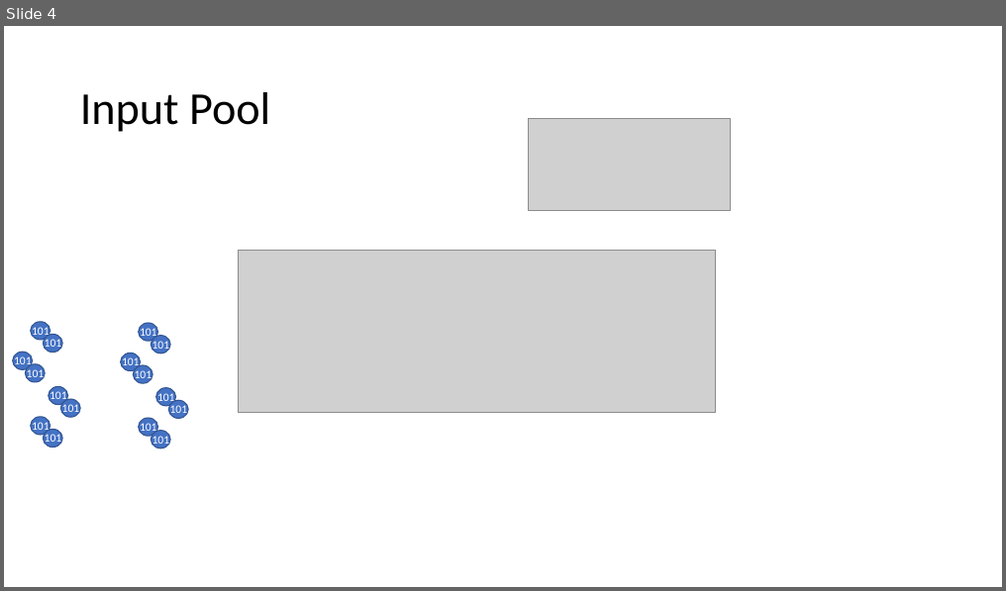
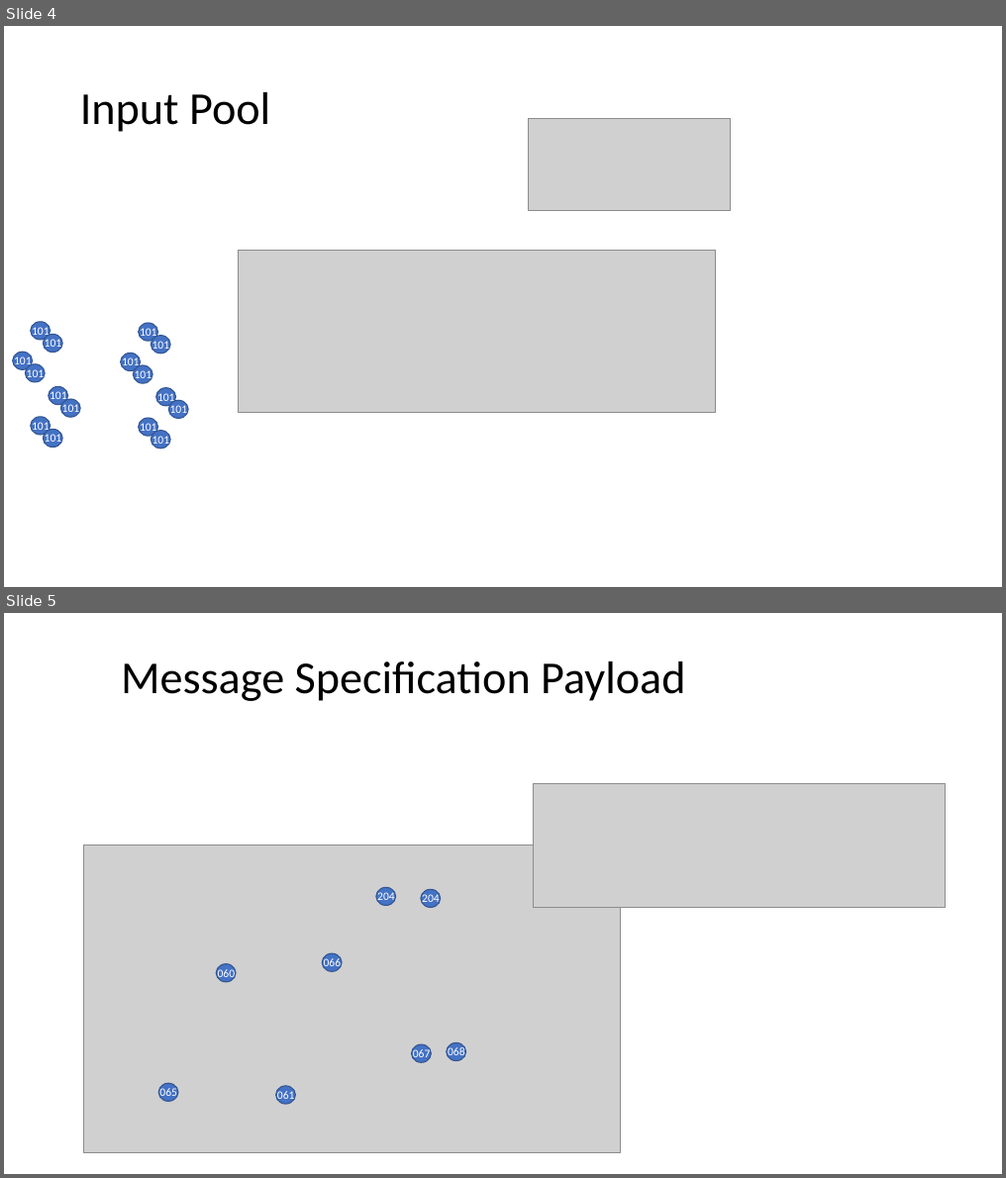
Before and after one commit to I2PM/Standard-Documents-for-Subject-Orientation, a slide deck: PASS-STandardisierungsdokument/20181026-Ontologie-Bilder/20181206 Bilder PASS Ontologie.pptx. Shown one above the other, each under a label of ours: slide 4 before the commit, slides 4 and 5 after it. The pictures are 1006x591 and 1006x1178 pixels, drawn with LibreOffice and Linux fonts; fonts in the diff are those of the drawing; grey boxes stand for pictures. Boxes give left, top, right and bottom in pixels: in the first picture for what was removed or moved away, otherwise in the second. Text is boxed around its words. In the diff, an @@ line names an element or a change of style, - is before the commit and + after.

```diff
--- a/PASS-STandardisierungsdokument/20181026-Ontologie-Bilder/20181206 Bilder PASS Ontologie.pptx
+++ b/PASS-STandardisierungsdokument/20181026-Ontologie-Bilder/20181206 Bilder PASS Ontologie.pptx
@@ slide 5 added at box(4, 613, 1002, 1174), background #FFFFFF @@
@@ title added at box(121, 662, 685, 701), 44 pt, text #000000 @@
+Message Specification Payload
@@ picture added at box(533, 783, 945, 907) @@
@@ picture added at box(83, 845, 620, 1153) @@
@@ ellipse added at box(376, 888, 395, 906), fill #4472C4, outline #325491 1 pt @@
@@ text added at box(377, 891, 395, 904), 11 pt, text #FFFFFF @@
+204
@@ ellipse added at box(421, 889, 441, 907), fill #4472C4, outline #325491 1 pt @@
@@ text added at box(422, 893, 440, 906), 11 pt, text #FFFFFF @@
+204
@@ ellipse added at box(216, 964, 236, 982), fill #4472C4, outline #325491 1 pt @@
@@ text added at box(218, 967, 236, 980), 11 pt, text #FFFFFF @@
+060
@@ ellipse added at box(322, 954, 342, 971), fill #4472C4, outline #325491 1 pt @@
@@ text added at box(324, 958, 342, 970), 11 pt, text #FFFFFF @@
+066
@@ ellipse added at box(411, 1045, 431, 1062), fill #4472C4, outline #325491 1 pt @@
@@ text added at box(413, 1049, 431, 1061), 11 pt, text #FFFFFF @@
+067
@@ ellipse added at box(447, 1044, 466, 1061), fill #4472C4, outline #325491 1 pt @@
@@ text added at box(448, 1047, 465, 1059), 11 pt, text #FFFFFF @@
+068
@@ ellipse added at box(159, 1084, 178, 1102), fill #4472C4, outline #325491 1 pt @@
@@ text added at box(159, 1087, 177, 1100), 11 pt, text #FFFFFF @@
+065
@@ ellipse added at box(275, 1086, 295, 1104), fill #4472C4, outline #325491 1 pt @@
@@ text added at box(277, 1089, 295, 1102), 11 pt, text #FFFFFF @@
+061
```
Also in this commit, not shown: 1 slide changed, 2 other slides added, 2 slides removed, 41 other files.
